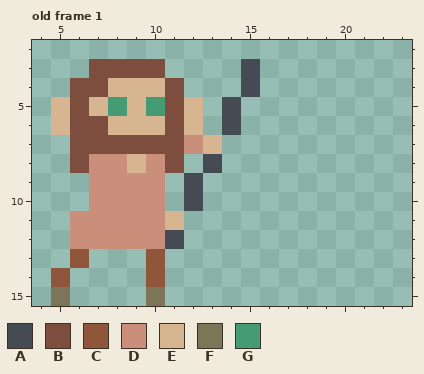
File history of a animated GIF sprite, rughai/sprites/rughai/male/iryo/iryo_atk_2.gif. Above, as it was before the edit.
The file is 24x16 pixels, 9 frames. Shown: old frame 1: x 4..23, y 2..15. The commit also changed other frames, which this record leaves out.
Palette (. is transparent): A #454b52  B #7d4e3d  C #8f563b  D #c98f7a  E #d7b591  F #7c7558  G #459b74
Pixels before, old frame 1, first column x 5:
 3 ..BBBB....A
 4 .BBEEEB...A
 5 EBEGEGBE.A.
 6 EBBEEEBE.A.
 7 .BBBBBBDE..
 8 .BDDEDB.A..
 9 ..DDDD.A...
10 ..DDDD.A...
11 .DDDDDE....
12 .DDDDDA....
13 .C...C.....
14 C....C.....
15 F....F.....
New version:
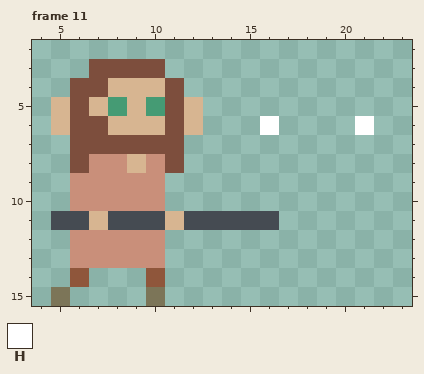
Colours new in this view: H #ffffff
A new or re-ordered frame is compared with the old frame closest to it.
The author wrote: Added ropes and fixed iryo attacks
Change:
frames 9 -> 11
Frame 11 is new; against old frame 1:
y 3..4: x 15 A -> .
y 5: x 14 A -> .
y 6: x 14 A -> .; x 16 . -> H; x 21 . -> H
y 7: x 12..13 DE -> ..
y 8: x 13 A -> .
y 9..10: x 6 . -> D; x 12 A -> .
y 11: x 5..10 .DDDDD -> AAEAAA; x 12..16 ..... -> AAAAA
y 12: x 11 A -> .
y 13: x 6..10 C...C -> DDDDD
y 14: x 5..6 C. -> .C
Boxes around the changes in both pictures, in picture pixels (x1, y1, x2, y2):
changed: (51, 59, 374, 287)
